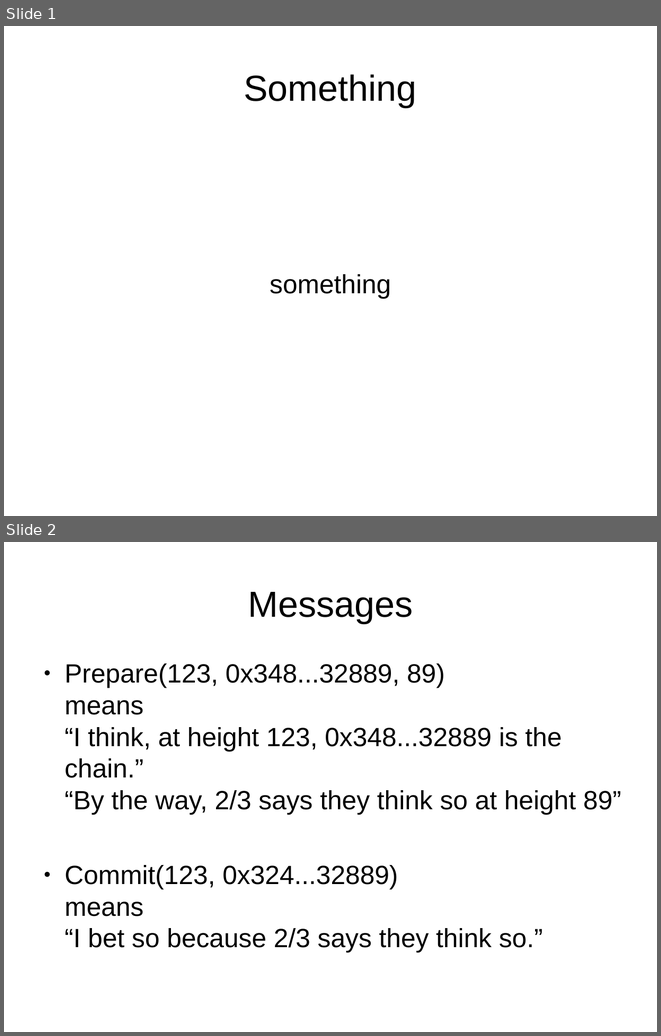
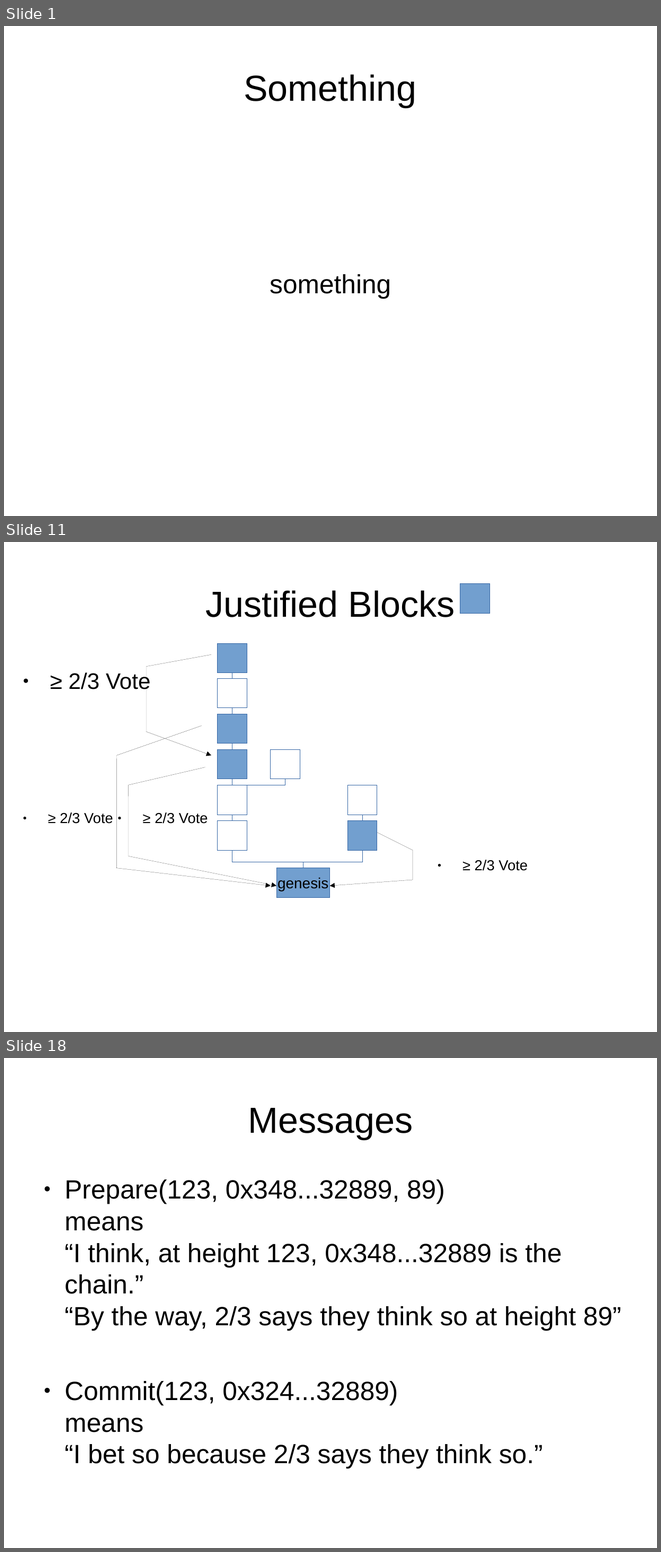
Before and after one commit to palmskog/pos, a slide deck: slide.odp. Shown one above the other, each under a label of ours: slides 1 and 2 before the commit, slides 1, 11 and 18 after it; the slides between them are not shown. The pictures are 661x1036 and 661x1552 pixels, drawn with LibreOffice and Linux fonts; fonts in the diff are those of the drawing. Boxes give left, top, right and bottom in pixels: in the first picture for what was removed or moved away, otherwise in the second. Text is boxed around its words. In the diff, an @@ line names an element or a change of style, - is before the commit and + after.

```diff
--- a/slide.odp
+++ b/slide.odp
@@ slide 11 added at [4, 542, 657, 1032], background #FFFFFF @@
@@ rectangle added at [460, 583, 490, 613], fill #729FCF, outline #3465A4 0 pt @@
@@ title added at [205, 590, 455, 617], 44 pt, text #000000 @@
+Justified Blocks
@@ rectangle added at [217, 643, 247, 673], fill #729FCF, outline #3465A4 0 pt @@
@@ freeform shape added at [146, 654, 211, 755], outline #000000 0 pt @@
@@ text added at [69, 672, 151, 689], 27.2 pt, text #000000 @@
+● ≥ 2/3 Vote
@@ rectangle added at [217, 678, 247, 708], outline #3465A4 0 pt @@
@@ elbow line added from (232, 678) to (232, 673), #3465A4 0 pt @@
@@ rectangle added at [217, 714, 247, 743], fill #729FCF, outline #3465A4 0 pt @@
@@ elbow line added from (232, 714) to (232, 708), #3465A4 0 pt @@
@@ freeform shape added at [116, 726, 271, 885], outline #000000 0 pt @@
@@ elbow line added from (232, 749) to (232, 743), #3465A4 0 pt @@
@@ rectangle added at [217, 749, 247, 779], fill #729FCF, outline #3465A4 0 pt @@
@@ rectangle added at [271, 749, 300, 779], outline #3465A4 0 pt @@
@@ freeform shape added at [129, 767, 276, 885], outline #000000 0 pt @@
@@ elbow line added from (232, 785) to (232, 779), #3465A4 0 pt @@
@@ elbow line added from (285, 779) to (232, 785), #3465A4 0 pt @@
@@ rectangle added at [217, 785, 247, 814], outline #3465A4 0 pt @@
@@ rectangle added at [347, 785, 377, 814], outline #3465A4 0 pt @@
@@ text added at [60, 812, 113, 823], 17.6 pt, text #000000 @@
+● ≥ 2/3 Vote
@@ text added at [155, 812, 208, 823], 17.6 pt, text #000000 @@
+● ≥ 2/3 Vote
@@ rectangle added at [217, 820, 247, 850], outline #3465A4 0 pt @@
@@ elbow line added from (232, 820) to (232, 814), #3465A4 0 pt @@
@@ rectangle added at [347, 820, 377, 850], fill #729FCF, outline #3465A4 0 pt @@
@@ elbow line added from (362, 820) to (362, 814), #3465A4 0 pt @@
@@ freeform shape added at [330, 832, 413, 885], outline #000000 0 pt @@
@@ elbow line added from (232, 850) to (303, 868), #3465A4 0 pt @@
@@ elbow line added from (362, 850) to (303, 868), #3465A4 0 pt @@
@@ text added at [475, 859, 528, 871], 17.6 pt, text #000000 @@
+● ≥ 2/3 Vote
@@ rectangle added at [276, 868, 330, 898], fill #729FCF, outline #3465A4 0 pt, 18 pt, text #000000 @@
+genesis
@@ what was slide 2 is now slide 18 @@
```
Also in this commit, not shown: 1 slide changed, 14 other slides added.
